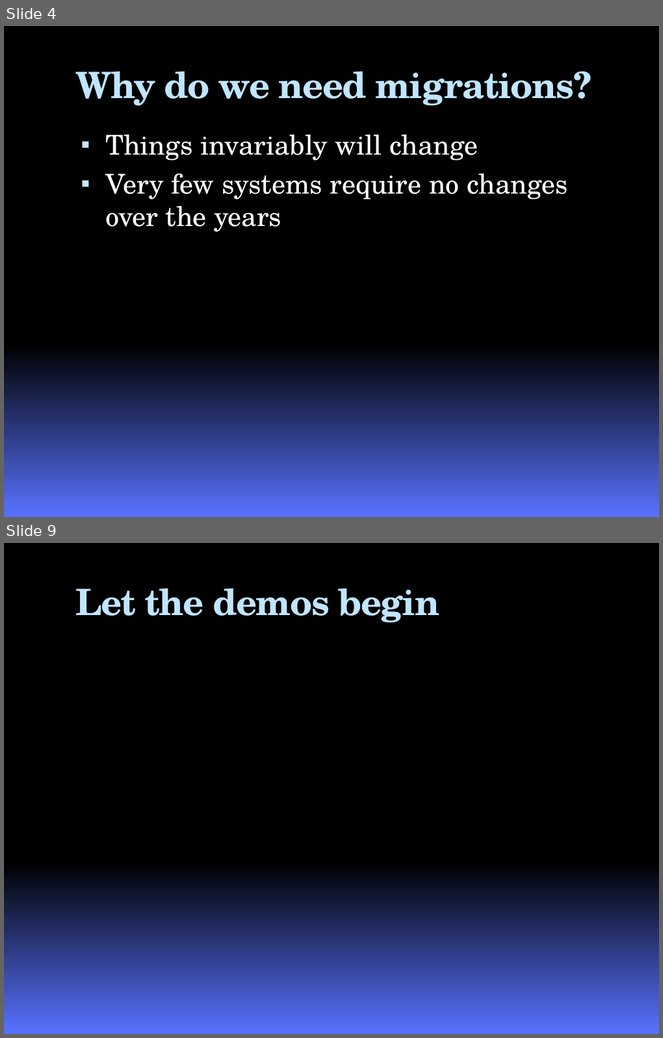
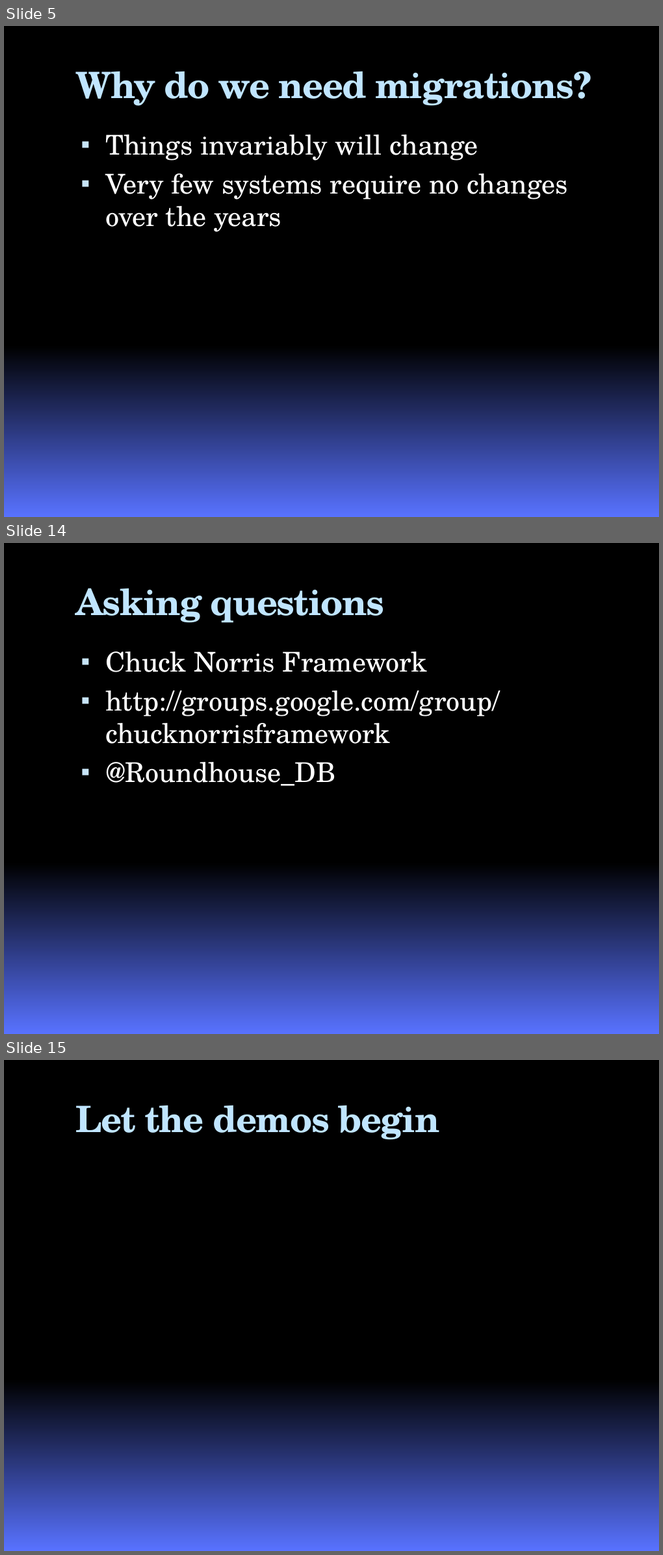
Before and after one commit to google-code-export/roundhouse, a slide deck: branches/nhibernate/docs/RoundhousEPresentation.pptx. Shown one above the other, each under a label of ours: slides 4 and 9 before the commit, slides 5, 14 and 15 after it; the slides between them are not shown. The pictures are 663x1038 and 663x1555 pixels, drawn with LibreOffice and Linux fonts; fonts in the diff are those of the drawing; background and template pictures are left out. Boxes give left, top, right and bottom in pixels: in the first picture for what was removed or moved away, otherwise in the second. Text is boxed around its words. In the diff, an @@ line names an element or a change of style, - is before the commit and + after.

```diff
--- a/branches/nhibernate/docs/RoundhousEPresentation.pptx
+++ b/branches/nhibernate/docs/RoundhousEPresentation.pptx
@@ slide 14 added at box(4, 543, 659, 1034), background gradient #000000 to #5972FF @@
@@ title added at box(76, 588, 384, 623), 40 pt, text #C0E5FF, bold @@
+Asking questions
@@ text added at box(105, 652, 500, 786), 30 pt, text #FFFFFF @@
+▪ Chuck Norris Framework
+▪ http://groups.google.com/group/chucknorrisframework
+▪ @Roundhouse_DB
@@ what was slide 4 is now slide 5 @@
@@ what was slide 9 is now slide 15 @@
```
Also in this commit, not shown: 2 slides changed, 8 other slides added, 3 slides removed, 44 other files.
